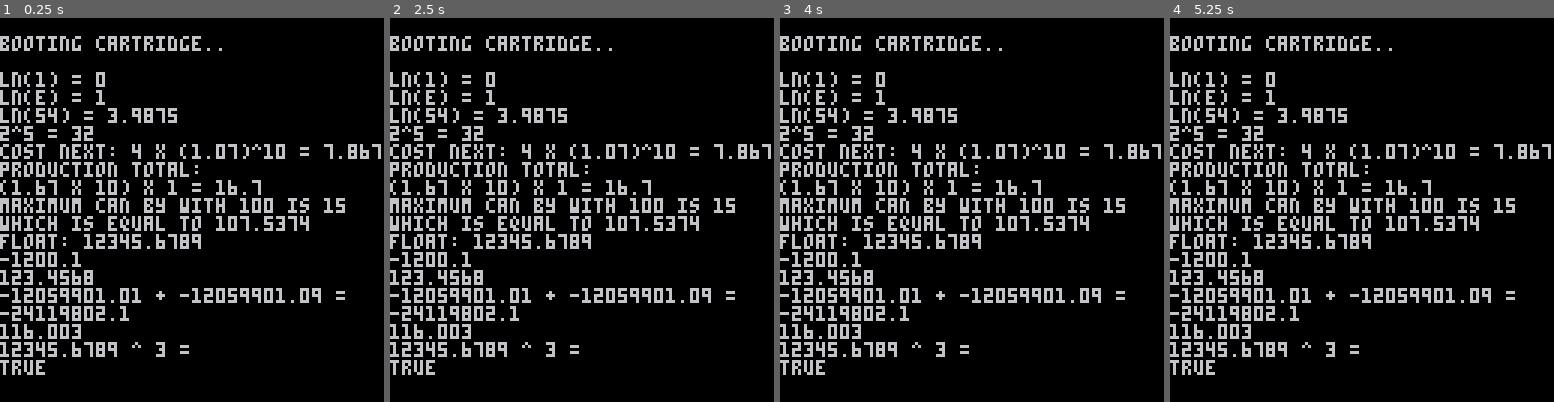
Above: before the commit, frames 1-4 (left to right).
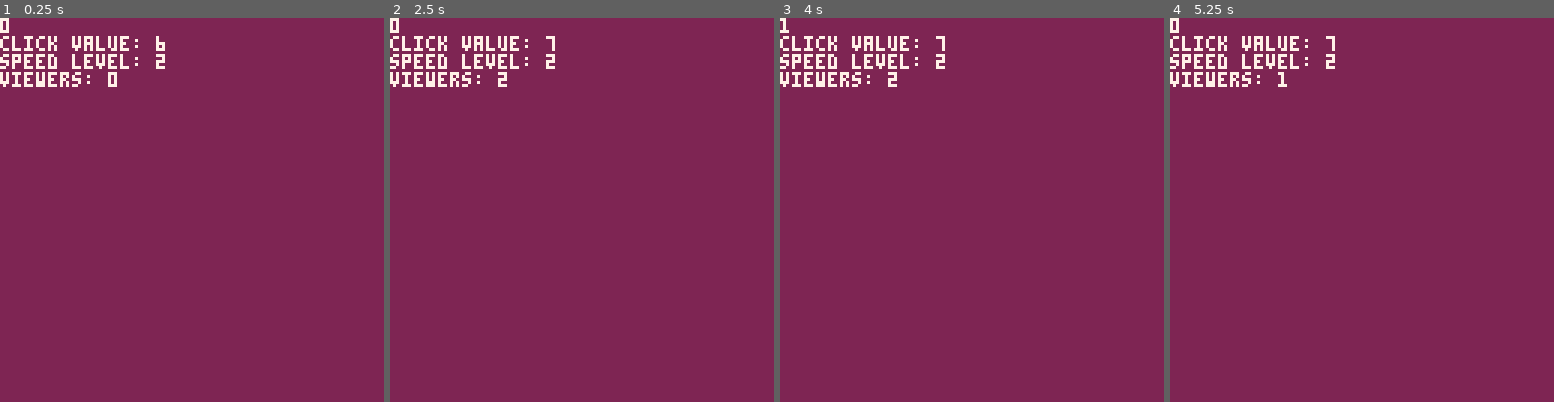
Above: after the commit, the same moments.

Repository: PxPerfectMike/idlejam
Game: PICO-8 cartridge idlejam.p8
The game is run twice, just before and just after one commit, with the same random seed, the same clock (stepped at 60 frames per second) and the same inputs.
Inputs (mouse positions are in pixels of both pictures, inside the frame that each line leads up to):
- Up to frame 1 (0.25 s): no input
- Up to frame 2 (2.5 s): click (670, 121) at 0.67 s; click (436, 267) at 1.22 s; hold Right 1.6-2.1 s; click (497, 114) at 1.77 s; hold Up 2.15-2.42 s; click (562, 259) at 2.32 s; hold Right from 2.47 s (still down)
- Up to frame 3 (4 s): click (1014, 106) at 2.87 s; release Right at 3.03 s; hold Left 3.08-3.58 s; click (1075, 256) at 3.42 s; hold Down 3.63-3.97 s; click (841, 102) at 3.97 s
- Up to frame 4 (5.25 s): hold Right 4.02-4.68 s; click (1292, 248) at 4.52 s; hold Up 4.73-5.03 s; click (1354, 94) at 5.07 s; hold Left from 5.08 s (still down)

The runs differ from the first frame. In frame 1, 100% of the frame differs, in the area x 0-100%, y 0-100%; in frame 2, 100%; in frame 3, 100%; in frame 4, 100%.

Commit message:
add keyboard input, update idle math

Diff:
--- a/defines.lua
+++ /dev/null
@@ -1,13 +0,0 @@
-local defines = {}
-
-function get_define(key)
-    local msg = "define dosen't exist"
-    assert(defines[key], msg)
-    return defines[key]
-end
-
-function add_define(key, value)
-    local msg = "define already exist"
-    --assert(defines[key] == nil, msg)
-    if (defines[key] == nil) defines[key] = value
-end
--- a/idlejam.p8
+++ b/idlejam.p8
@@ -5,102 +5,65 @@
 #include main.lua
 #include animation.lua
 #include longNum.lua
-#include defines.lua
+#include idlemath.lua
+
+local lmb_pressed = false
+
+local test_level
+local timer = 0
+local base_time = 2
+local rand_time = rnd(1)
 
 function _init()
-    print("ln(1) = " .. ln(1))
-    print("ln(e) = " .. ln(2.71828))
-    -- should be close to 1
-    print("ln(54) = " .. ln(54))
+    -- enable mouse and buttons (0x5f2d, lmb, rmb)
+    poke(0x5f2d, 0x1, 0x2)
 
-    --print("ln(54) = " .. newtonRaphsonLog(54))
+    test_level = level:new({
+        threshold_count = 20,
+        click_threshold = 3,
 
-    print("2^5 = " .. 2 ^ 5)
+        tas_max = 20,
+        tas_benefit = 1,
 
-    print("cost next: 4 x (1.07)^10 = " .. cost_next(4, 1.07, 10))
-    print("production total:\n(1.67 x 10) x 1 = " .. total_production(1.67, 10, 1))
-
-    local ammount = max_buy_ammount(4, 1.07, 1, 100)
-    local cost = bulk_buy_cost(4, 1.07, 1, ammount)
-    print("maximum can by with 100 is " .. ammount)
-    print("which is equal to " .. cost)
-
-    local float = 12345.6789
-
-    print("float: " .. float)
-
-    local double = long_num('-1200.1000000')
-    --local str = long_num_to_string(double)
-    print(double)
-    local num = 123.456789123
-    print(tostr(num))
-
-    local double3 = long_num("-12059901.01")
-    local double4 = long_num("-12059901.09")
-    local double5 = print('' .. double3 .. ' + ' .. double4 .. ' =\n' .. double3 + double4)
-
-    local double6 = double5 + 0.003
-
-    print(double6)
-
-    -- print(long_num("-1.2") * long_num("-1.2"))
-
-    local a = long_num("12345.6789")
-    local b = long_num("12345.6789")
-    local c = a * a * a
-    --local c = a ^ 2
-    print(a ^ 3 == c)
-
-    --print(type(double3 + double4))
-
-    --[[
-    local double2 = long_num("-120599.00001")
-    print(long_num_to_string(double2))
-
-    --add_long_nums(double, double2)
-
-    local double3 = long_num("-12059901.01")
-    local double4 = long_num("-12059901.09")
-
-    print('' .. long_num_to_string(double3) .. ' + ' .. long_num_to_string(double4) .. ' = ')
-
-    print(long_num_to_string(add_long_nums(double3, double4)))
-
-    print("stress test add long nums:")
-    print("start stress test")
-    add_long_nums(long_num("9999999999999999999999999999999999999999999999999999999999999999999999999999999999999999999999999999999999999999999999.9999999999999999999999999999999999999999999999999999999999999999999999999999999999999999999999999999999999999999999999"), long_num("9999999999999999999999999999999999999999999999999999999999999999999999999999999999999999999999999999999999999999999999.9999999999999999999999999999999999999999999999999999999999999999999999999999999999999999999999999999999999999999999999"))
-    print("stress test done")
-
-    local double5 = long_num("999.999")
-    local double6 = long_num("999.999")
-
-    print('' .. long_num_to_string(double5) .. ' x ' .. long_num_to_string(double6) .. ' = ')
-    print(long_num_to_string(multiply_long_nums(double5, double6)))
-
-    print("stress test multiply long nums:")
-    print("start stress test")
-    local stress_test = multiply_long_nums(long_num("9999999999999999999999999999999999999999999999999999999999999999999999999999999999999999999999999999999999999999999999.9999999999999999999999999999999999999999999999999999999999999999999999999999999999999999999999999999999999999999999999"), long_num("9999999999999999999999999999999999999999999999999999999999999999999999999999999999999999999999999999999999999999999999.9999999999999999999999999999999999999999999999999999999999999999999999999999999999999999999999999999999999999999999999"))
-    print("stress test done")
-
-    print(long_num_to_string(stress_test))
-    print("it has " .. #stress_test.values .. " value places")
-
-    --err_check(false, "test", 1)
-    add_define("max_coin", 50)
-    add_define("max_coin", 100)
-    print(get_define("max_coin"))
-
-    add_define("test var", true)
-    print(get_define("test var"))
-
-    --print(get_define("max_coins"))
-    ]]
+        viewer_interest = 1,
+        viewer_flux_range = 2
+    })
+    set_tas_machines(6)
 end
 
 function _update()
+    local _dt = 1 / stat(7)
+    local update_time = base_time + rand_time
+    -- basically unity's key_trigger
+    if stat(34) == 1 and not lmb_pressed then
+        test_level:clicked()
+        lmb_pressed = true
+    end
+    if stat(34) == 0 and lmb_pressed then
+        lmb_pressed = false
+    end
+
+    test_level:find_speed()
+
+    if timer >= update_time then
+        test_level:find_viewers()
+        timer -= update_time
+        -- set the randomized time
+        rand_time = rnd(1)
+    end
+
+    test_level:update(_dt)
+
+    -- update timer
+    timer += _dt
 end
 
 function _draw()
+    cls(2)
+    print(stat(34), 0, 0, 7)
+    print('click value: ' .. get_click_val(), 0, 6, 7)
+    print('speed level: ' .. get_speed_level(), 0, 6 * 2, 7)
+    print('viewers: ' .. get_viwers(), 0, 6 * 3, 7)
 end
 
 __gfx__
--- a/idlemath.lua
+++ b/idlemath.lua
@@ -1,65 +1,144 @@
-FIXED_POINT_PRECISION = 0.00001
+-- global variables
 
-function create_fixed_point(n)
-    assert(n >= -32768 and n <= 32768, "Number out of range")
-    local int_part = flr(n)
-    local frac_part = n - int_part
-    -- apply banker's rounding
-    frac_part = frac_part + 0.5 * FIXED_POINT_PRECISION * (2 * (flr(frac_part / FIXED_POINT_PRECISION) % 2) - 1)
-    frac_part = frac_part - frac_part % FIXED_POINT_PRECISION
-    -- check for overflow due to rounding
-    if frac_part >= 1 then
-        frac_part = frac_part - 1
-        int_part = int_part + 1
-    end
-    return {int=int_part, frac=frac_part}
+-- defined values
+local click_decay = 1 -- how much click_val decays per frame
+local click_decay_interval = 4 -- what fraction of a second does the click decay
+local donations_per_viewer
+local idle_sub_buff -- the buffer for the idle subscriber spot (3)
+
+-- system variables
+local clicked = false -- if the player has clicked this frame
+
+local donation_time --= rnd(time_flux + base_time)
+
+-- counting tracker variables
+local money = 0
+local sub_count = 0
+
+local cpus = 1
+local tas_machines = 0
+function set_tas_machines(num)
+    tas_machines = num
 end
 
-function add_fixed_point(n1, n2)
-    local int_part = n1.int + n2.int
-    local frac_part = n1.frac + n2.frac
-    if frac_part >= 1 then
-        frac_part = frac_part - 1
-        int_part = int_part + 1
-    end
-    return create_fixed_point(int_part + frac_part)
+local click_val = 0 -- the current total value from clicking
+
+-- level class
+level = {
+    click_threshold = 0, -- how much click_val for a speed_val
+    threshold_count = 0, -- how many thresholds there are this level
+    cpu_benefit = 0, -- how much the cpu affects the "game play" speed
+    tas_benefit = 0, -- how much base speed is applied
+    tas_max = 0, -- how many tas machines the player can have
+    viewer_interest = 0, -- the multiply for how many viewers this game draws
+    viewer_flux_range = 0, -- the rentention fluxation of this game
+    level_clicked = 0, -- how many time the player clicked in this level
+    idle_sub_chance = 0 -- how likely a subscriber will subscribe while the player is doing nothing
+}
+level.__index = level
+
+function level:new(o)
+    return setmetatable(o or {}, self)
 end
 
-function subtract_fixed_point(n1, n2)
-    local int_part = n1.int - n2.int
-    local frac_part = n1.frac - n2.frac
-    if frac_part < 0 then
-        frac_part = frac_part + 1
-        int_part = int_part - 1
-    end
-    return create_fixed_point(int_part + frac_part)
+-- calculating speed
+local speed_level
+function level:find_speed()
+    speed_level = flr(click_val / self.click_threshold)
+end
+function get_speed_level()
+    return speed_level
 end
 
-function multiply_fixed_point(n1, n2)
-    local result = (n1.int + n1.frac) * (n2.int + n2.frac)
-    return create_fixed_point(result)
+-- calculating click val
+function get_click_val()
+    return click_val
 end
 
-function divide_fixed_point(n1, n2)
-    assert(n2.int ~= 0 or n2.frac ~= 0, "Division by zero")
-    local result = (n1.int + n1.frac) / (n2.int + n2.frac)
-    return create_fixed_point(result)
-end
+function level:clicked()
+    click_val += cpus * (1 + self.cpu_benefit)
+    -- the max value a click can have
+    local click_max = self.click_threshold * self.threshold_count
+    -- base click value
 
-function equals_fixed_point(n1, n2)
-    return n1.int == n2.int and n1.frac == n2.frac
-end
+    if click_val > click_max then
+        click_val = click_max
+    end
 
-function compare_fixed_point(n1, n2)
-    if n1.int > n2.int or (n1.int == n2.int and n1.frac > n2.frac) then
-        return 1
-    elseif equals_fixed_point(n1, n2) then
-        return 0
-    else
-        return -1
+    clicked = true
+
+    -- calculate idle sub chance
+    self.level_clicked += 1
+
+    if self.level_clicked == 100 then
+        self.idle_sub_chance += 1
+        self.level_clicked = 0
     end
 end
 
-function print_fixed_point(n)
-    print(n.int .. "." .. flr(n.frac / FIXED_POINT_PRECISION))
+-- calculating viewers
+local viewer_diff
+local old_viewer
+local curr_viewers = 0
+function level:find_viewers()
+    -- must change slowly
+    local base_viewers = flr(speed_level * self.viewer_interest)
+
+    --base_viewers
+
+    curr_viewers = flr(rnd(self.viewer_flux_range * 2) - self.viewer_flux_range) + base_viewers
+    if (curr_viewers < 0) curr_viewers = 0
 end
+
+function get_viwers()
+    return curr_viewers
+end
+
+-- rolling the chance variable for a percentage of 100
+local chance = 0
+function roll_chance()
+    chance = rnd(100)
+end
+
+function level:sub_gain()
+    -- how high the click_val must be to gain subscribers idly
+    local idle_sub_spot = base_val + idle_sub_buff
+
+    if speed_level > idle_sub_spot and chance <= 3 then
+        sub_count += 1
+    elseif idle_sub_chance > 0 and chance <= 1 then
+        sub_count += 1
+        idle_sub_chance -= 1
+    end
+end
+
+local timer = 0
+local base_val
+function level:update(dt)
+    --[[
+    timer += dt or 0
+    if timer >= donation_time then
+        money += donations_per_viewer * curr_viewers
+        timer = 0
+        donation_time = 20 + flr(rnd(10))
+    end
+    ]]
+
+    timer += 1
+
+    if timer == flr(30 / click_decay_interval) then
+        if not clicked then
+            click_val -= click_decay
+        end
+
+        base_val = (tas_machines <= self.tas_max and tas_machines or tas_max)
+                * self.tas_benefit
+
+        if click_val < base_val then
+            click_val = base_val
+        end
+        timer = 0
+    end
+
+    clicked = false
+end
--- /dev/null
+++ b/keyboardinput.lua
@@ -0,0 +1,235 @@
+-- while local, _keyboard_input variables are all globaly accessable
+local _keyboard_input = {
+    active = false,
+    text = '',
+    input_len = 0,
+    x = 0,
+    y = 0,
+    bgc = false,
+    int_only = false,
+    memory = ''
+}
+
+--[[
+=============================================================================
+    Function to initalize keyboard input.
+    Must be called each time you want to make a new text input box.
+
+    input_len:
+        The maximum length input allowed.
+    x:
+        The x position to print the input.
+    y:
+        The y position to print the input.
+    int_only:
+        Whether the input is all characters or just numbers.
+    bgc:
+        The background color for the input text.
+=============================================================================]]
+function _keyboard_input:start(input_len, x, y, int_only, bgc)
+    self.active = true
+    self.input_len = input_len
+    self.x = x
+    self.y = y
+
+    -- if int_only is a number then it's it's actually the back ground color
+    if int_only and type(int_only) == 'boolean' then
+        self.int_only = int_only
+    else
+        bgc = int_only
+        self.int_only = false
+    end
+
+    -- taking care of the background color
+    if type(bgc) == 'nil' then
+        self.text = ''
+        self.bgc = false
+    elseif type(bgc) == 'number' and bgc >= 0 and bgc <= 15 then
+        local tohex = { '1', '2', '3', '4', '5', '6', '7', '8', '9', 'a', 'b', 'c', 'd', 'e', 'f' }
+        self.text = '\#' .. tohex[bgc] -- need to convert to hex
+        self.bgc = true
+    end
+end
+
+--[[
+=============================================================================
+    stops the keyboard input from running
+=============================================================================]]
+function _keyboard_input:stop()
+    self.active = false
+end
+
+--[[
+=============================================================================
+    Actively records the keyboard input and prints it out based off of the
+    information given in _keyboard_input:start().
+
+    record_val:
+        What will prompt recording the value.
+        Accepts number for an ascii code or boolean value.
+    text_color:
+        What color to print the text in.
+
+    return:
+        Wether or not the input was recorded to memory.
+=============================================================================]]
+function _keyboard_input:record(record_val, text_color)
+    local record = false
+
+    if self.active then
+        local last_key = stat(31)
+        if #last_key > 0 then
+            local ascii_val = ord(last_key)
+            -- taking care of which set of inputs it accetable
+            -- 32 - 126: printable characters
+            -- 48 - 57: number characters
+            local char_type = false
+            if self.int_only then
+                char_type = between(ascii_val, 48, 57)
+            else
+                char_type = between(ascii_val, 32, 126)
+            end
+
+            -- recording what is being typed on the keyboard
+            if char_type and #self.text < self.input_len + (self.bgc and 2 or 0) then
+                self.text = self.text .. last_key
+            end
+            -- deal with back space deleting characters
+            if ascii_val == 8 and #self.text > (self.bgc and 2 or 0) then
+                self.text = sub(self.text, 1, #self.text - 1)
+            end
+            -- record the input to memory once the record key is pressed
+            if type(record_val) == 'boolean' then
+                record = record_val
+            elseif type(record_val) == 'number' then
+                record = ascii_val == record_val
+            end
+
+            if record then
+                self.memory = sub(self.text, self.bgc and 3 or 1, #self.text)
+                while sub(self.memory, #self.memory) == ' ' do
+                    self.memory = sub(self.memory, 1, #self.memory - 1)
+                end
+            end
+        end
+        -- print the text
+        print(self.text, self.x, self.y, text_color or 7)
+    end
+
+    return record
+end
+
+--[[
+=============================================================================
+-- get the value of what is stored in memory
+=============================================================================]]
+function _keyboard_input:get_val()
+    return self.memory
+end
+
+--[[
+=============================================================================
+-- helper function for finding if a val is between max and min
+=============================================================================]]
+function between(val, min, max)
+    return val >= min and val <= max
+end
+
+--[[
+=============================================================================
+    helper function that checkes if the key associated with the
+    ascii code was pressed
+=============================================================================]]
+function ascii_key_pressed(ascii_num)
+    local last_key = stat(31)
+    if #last_key > 0 then
+        local ascii_val = ord(last_key)
+        return ascii_val == ascii_num
+    end
+end
+
+--[[
+=============================================================================
+    demo
+=============================================================================]]
+
+local record_btn_pressed = false
+local inquary_num = 0
+local blink_timer = 0
+local txt_visable = true
+
+local name
+local age
+local favorite_food
+
+local name_txt = 'what is your name: '
+local age_txt = 'what is your age: '
+local ff_txt = 'what is your favorite food: '
+
+-- put in _init()
+function start__keyboard_input_demo()
+    record_btn_pressed = false
+    inquary_num = 0
+    blink_timer = 0
+    txt_visable = true
+
+    _keyboard_input:start(12, 4 * 19, 6 * 1, 1)
+end
+
+-- put as the last thing in _update()
+function run__keyboard_input_demo()
+    cls(2)
+    print('return with the [tab] button:', 0, 6 * 0, 7)
+
+    print(name_txt, 0, 6 * 1, 7)
+    print(age_txt, 0, 6 * 2, 7)
+    print(ff_txt, 0, 6 * 3, 7)
+
+    -- _keyboard_input.active is globally accessable
+    if _keyboard_input.active then
+        if txt_visable then
+            print('[recording...]', 0, 6 * 5, 7)
+        else
+            print('[            ]', 0, 6 * 5, 7)
+        end
+    else
+        print('[****done****]', 0, 6 * 5, 7)
+    end
+
+    blink_timer += 1
+
+    local fps = 30
+    local sec = 1
+
+    if blink_timer >= fps * sec then
+        txt_visable = not txt_visable
+        blink_timer = 0
+    end
+
+    -- 9 is the ascii code for the tab button
+    local recorded_val = _keyboard_input:record(9)
+
+    if recorded_val and not record_btn_pressed then
+        if inquary_num == 0 then
+            -- name
+            name = _keyboard_input:get_val()
+            name_txt = name_txt .. name
+            _keyboard_input:start(3, 4 * 18, 6 * 2, true, 1)
+        elseif inquary_num == 1 then
+            -- age
+            age = tonum(_keyboard_input:get_val()) or 0
+            age_txt = age_txt .. _keyboard_input:get_val()
+            _keyboard_input:start(20, 0, 6 * 4, 1)
+        elseif inquary_num == 2 then
+            -- favorite food
+            favorite_food = _keyboard_input:get_val()
+            ff_txt = ff_txt .. "\n" .. favorite_food
+            _keyboard_input:stop()
+        end
+        inquary_num += 1
+        record_btn_pressed = true
+    end
+    if not recorded_val and record_btn_pressed then
+        record_btn_pressed = false
+    end
+end
--- a/longNum.lua
+++ b/longNum.lua
@@ -1,8 +1,8 @@
 -- a metatable to be shared by all long numbers
-local mt = {}
-
---=======================================================================
--- healper functinos
+local _long_num = {}
+
+--=======================================================================
+-- helper functions
 --=======================================================================
 
 -- checks if a character is a number
@@ -13,16 +13,6 @@
     end
     return false
 end
-
---[[
-function get_define(key)
-    local defines = {
-        max_coin = 50
-    }
-    assert(defines[key], "define dosen't exist")
-    return defines[key]
-end
-]]
 
 -- how many value places come before the decimal
 function pre_decimal_value_places(num)
@@ -210,7 +200,7 @@
         positive = p
     }
 
-    setmetatable(num, mt)
+    setmetatable(num, _long_num)
     return num
 end
 
@@ -219,7 +209,7 @@
 --=======================================================================
 
 -- adding together two long numbers
-function mt.__add(a, b)
+function _long_num.__add(a, b)
     local num1 = a
     local num2 = b
 
@@ -287,7 +277,7 @@
     return long_num(result)
 end
 
-function mt.__mul(a, b)
+function _long_num.__mul(a, b)
     local num1 = a
     local num2 = b
 
@@ -346,15 +336,15 @@
     }
 
     -- set the meta table for long numbers to the result
-    setmetatable(result, mt)
+    setmetatable(result, _long_num)
 
     return result
 end
 
-function mt.__pow(a, b)
-    print('' .. a .. " ^ " .. b .. " =")
-
+function _long_num.__pow(a, b)
     assert(type(b) == 'number', 'That is not supported at the current moment')
+
+    assert(long_num(tostr(b)).decimal == 0, 'only whole number supported at the current moment')
 
     if (b == 0) return 1
     local result = a
@@ -364,6 +354,11 @@
     end
 
     return result
+end
+
+-- floors a long num
+function long_flr(a)
+    -- check that a is a long num
 end
 
 --[[
@@ -397,7 +392,7 @@
 --=======================================================================
 
 -- a == b
-function mt.__eq(a, b)
+function _long_num.__eq(a, b)
     local num1 = a
     local num2 = b
 
@@ -412,7 +407,7 @@
 end
 
 -- a < b
-function mt.__lt(a, b)
+function _long_num.__lt(a, b)
     local num1 = a
     local num2 = b
 
@@ -456,7 +451,7 @@
 -- string functions
 --=======================================================================
 
-function mt.__tostring(num)
+function _long_num.__tostring(num)
     local str = ''
     if not num.positive then
         str = '-'
@@ -472,7 +467,7 @@
     return str
 end
 
-function mt.__concat(a, b)
+function _long_num.__concat(a, b)
     return tostr(a) .. tostr(b)
 end
 
@@ -490,22 +485,14 @@
 
 -- credit for the equations goes to Anthony Percorella, "The Math of Idle Games, Part 1", Kongregate Developers Blog
 --[[
-    find how much the next upgrade cost
-    b = the base price
-    r = the price growth rate exponent
-]]
-function cost_next(b, r)
-    return b * r
-end
-
---[[
       find how much the next upgrade cost
       b = the base price
       r = the price growth rate exponent
       k = the number of generators currently owned
   ]]
+
 function cost_next(b, r, k)
-    return b * r ^ k
+    return b * r ^ (k or 1)
 end
 
 --[[
